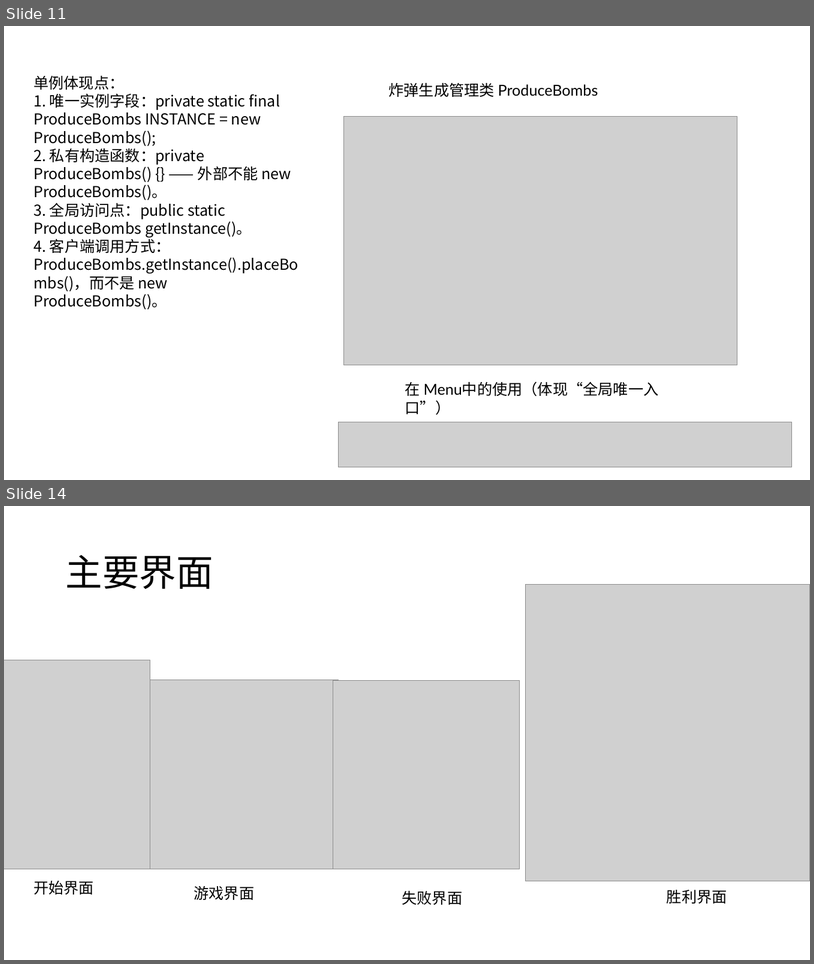
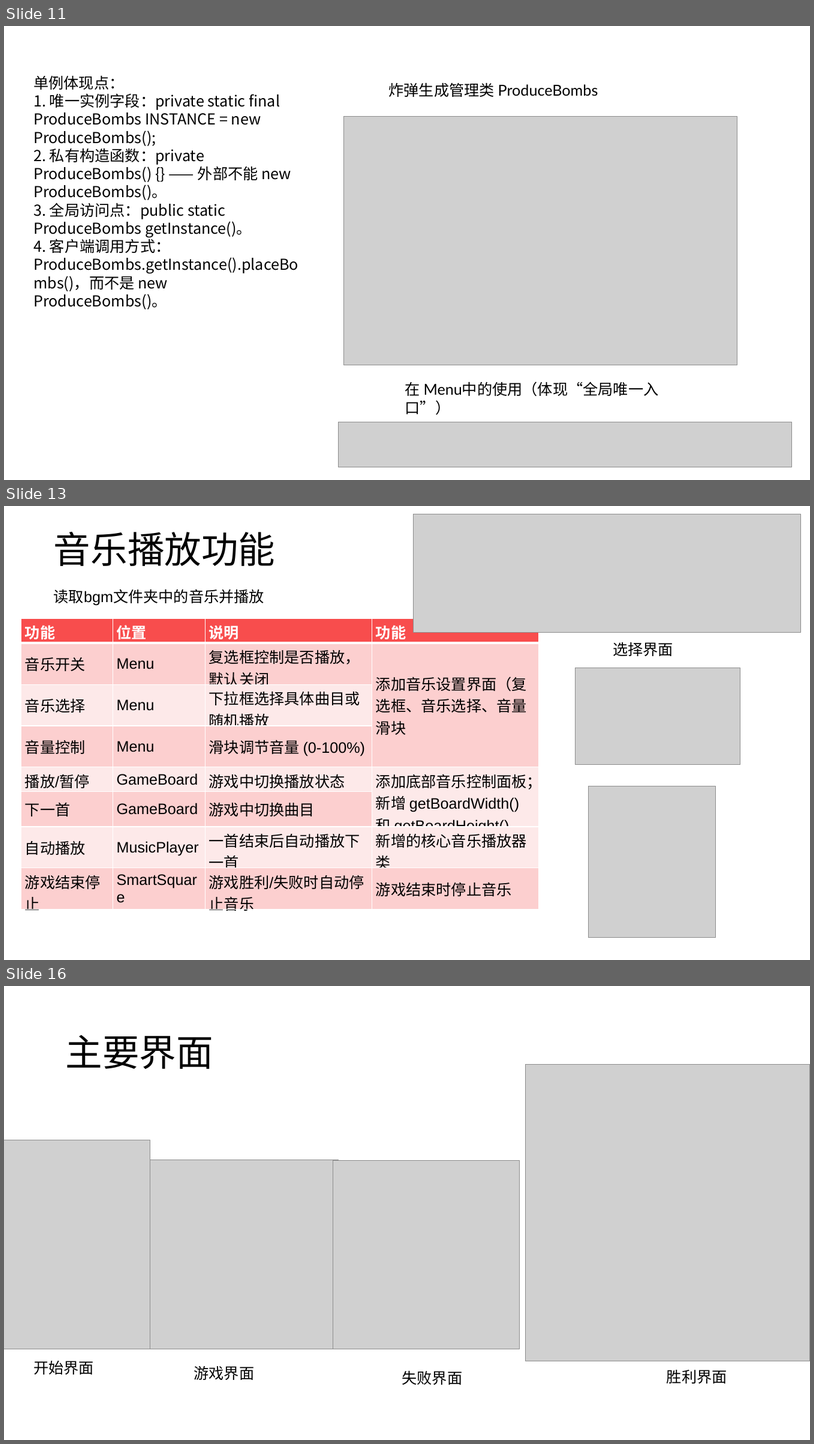
Before and after one commit to wzc506/mineswapper, a slide deck: uml.pptx. Shown one above the other, each under a label of ours: slides 11 and 14 before the commit, slides 11, 13 and 16 after it; the slides between them are not shown. The pictures are 814x964 and 814x1444 pixels, drawn with LibreOffice and Linux fonts; fonts in the diff are those of the drawing; grey boxes stand for pictures. Boxes give left, top, right and bottom in pixels: in the first picture for what was removed or moved away, otherwise in the second. Text is boxed around its words. In the diff, an @@ line names an element or a change of style, - is before the commit and + after.

```diff
--- a/uml.pptx
+++ b/uml.pptx
@@ slide 13 added at [4, 506, 810, 960], background #FFFFFF @@
@@ picture added at [414, 514, 801, 633] @@
@@ title added at [54, 532, 276, 566], 44 pt, text #000000 @@
+音乐播放功能
@@ text added at [54, 589, 264, 606], 18 pt, text #000000 @@
+读取bgm文件夹中的音乐并播放
@@ table added at [21, 619, 539, 915], 8 rows, 4 columns @@
+功能 | 位置 | 说明 | 功能
+音乐开关 | Menu | 复选框控制是否播放，默认关闭 | 添加音乐设置界面（复选框、音乐选择、音量滑块
+音乐选择 | Menu | 下拉框选择具体曲目或随机播放 | 
+音量控制 | Menu | 滑块调节音量 (0-100%) | 
+播放/暂停 | GameBoard | 游戏中切换播放状态 | 添加底部音乐控制面板；新增 getBoardWidth()和 getBoardHeight()
+下一首 | GameBoard | 游戏中切换曲目 | 
+自动播放 | MusicPlayer | 一首结束后自动播放下一首 | 新增的核心音乐播放器类
+游戏结束停止 | SmartSquare | 游戏胜利/失败时自动停止音乐 | 游戏结束时停止音乐
@@ text added at [613, 642, 674, 656], 18 pt, text #000000 @@
+选择界面
@@ picture added at [576, 667, 741, 764] @@
@@ picture added at [589, 786, 716, 937] @@
@@ what was slide 14 is now slide 16 @@
```
Also in this commit, not shown: 8 slides changed, 1 other slide added, 21 other files.
